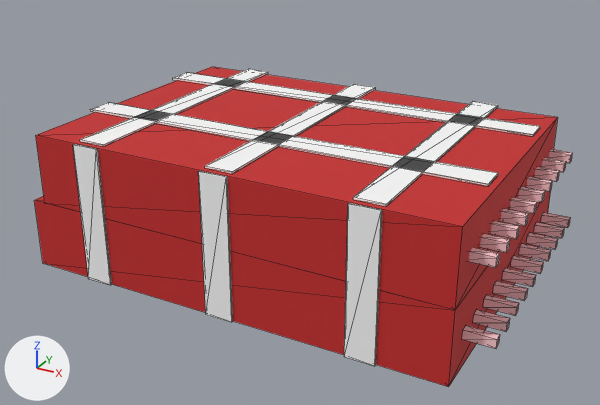
What one commit did to the glTF model public/models/bulk/filt.glb.
Rendered twice from a camera (50 mm lens) standing at (0.538, -0.984, 0.569) and looking at (0.016, -0.035, 0.094). Every picture has the same lights, and +X, +Y and +Z are marked at lower left. The older version comes first. Mesh edges are drawn as thin lines. Vertices at exactly the same position are counted once.

The first picture shows 'filt'.
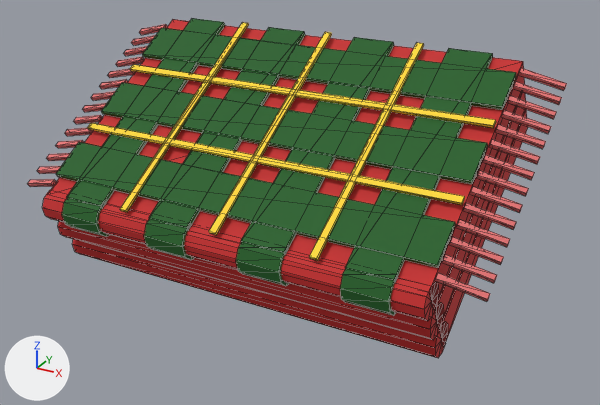
The change, as a list of edits to the scene's bpy script:
```text
Add mat_fdd835:
    mat_fdd835 = principled_material('#FDD835')
    mat_fdd835.base_color = (0.982, 0.687, 0.0356)  # yellow #fdd835
    mat_fdd835.roughness = 0.8
Add mat_1b5e20:
    mat_1b5e20 = principled_material('#1B5E20')
    mat_1b5e20.base_color = (0.011, 0.112, 0.0144)  # dark green #1b5e20
    mat_1b5e20.roughness = 0.8
Add mat_e57373:
    mat_e57373 = principled_material('#E57373')
    mat_e57373.base_color = (0.784, 0.171, 0.171)  # pink #e57373
    mat_e57373.roughness = 0.8
Change me_filt:
    used by ob_filt; location = (0.02, -0.002, 0.101); scale = (0.33, 0.33, 0.33)
    remove me_filt.from_pydata(...)  # 239 vertices, 360 faces; spans x -1.0..1.0, y -0.67..0.67, z -0.31..0.31
    add me_filt.from_pydata(...)  # 474 vertices, 732 faces; spans x -1.0..1.0, y -0.58..0.58, z -0.46..0.46
    me_filt part 1: a new loose piece, a 10-sided cylinder along x spanning x -0.82..0.82, y -0.43..-0.29, z -0.46..-0.33, in mat_c62828 (red #c62828)
    me_filt part 2: a new loose piece, a 10-sided cylinder along x spanning x -0.82..0.82, y -0.49..-0.36, z -0.35..-0.22, in mat_c62828 (red #c62828)
    me_filt part 3: a new loose piece, a 10-sided cylinder along x spanning x -0.82..0.82, y -0.56..-0.43, z -0.24..-0.11, in mat_c62828 (red #c62828)
    me_filt part 4: the loose piece of 8 vertices spanning x -0.12..0.0, y -0.63..0.64, z 0.3..0.31 is scaled about its middle by (13.6, 0.0198, 1.11), then moved by (0.06, 0.05, -0.03), in mat_fdd835 (yellow #fdd835)
    me_filt part 5: the loose piece of 8 vertices spanning x -0.97..0.85, y -0.3..-0.18, z 0.3..0.31 is scaled about its middle by (0.907, 0.208, 1.11), then moved by (0.06, -0.01, -0.21), in mat_fdd835 (yellow #fdd835)
    me_filt part 6: the loose piece of 8 vertices spanning x -0.97..0.85, y 0.31..0.43, z 0.3..0.31 is multiplied about its middle by the matrix ((0.093, 0.0, -0.029), (-0.015, 0.083, -0.049), (0.025, 0.051, 0.08)), then moved by (-0.85, -0.03, 0.08), in mat_e57373 (pink #e57373)
    me_filt part 7: the loose piece of 15 vertices spanning x -1.0..0.88, y -0.66..0.67, z -0.31..0.3 is rebuilt with 8 vertices and now spans x -0.82..0.82, y -0.46..0.51, z -0.34..0.32
    me_filt part 8: 25 loose pieces with 200 vertices, spanning x -0.73..1.0, y -0.67..0.64, z -0.31..0.31, are deleted
    me_filt part 9: 376 vertices added at x -1.0..1.0, y -0.58..0.58, z -0.45..0.46
    remove me_filt.materials.append(mat_fafafa)  # white #fafafa
    remove me_filt.materials.append(mat_ffcdd2)  # pink #ffcdd2
    add me_filt.materials.append(mat_1b5e20)  # dark green #1b5e20
    add me_filt.materials.append(mat_fdd835)  # yellow #fdd835
    add me_filt.materials.append(mat_e57373)  # pink #e57373
Change ob_filt:
    ob_filt.location: (0.02, -0.002, 0.101) -> (0.0, -0.043, 0.157)
    ob_filt.scale: (0.33, 0.33, 0.33) -> (0.34, 0.34, 0.34)
```

Location of each change, (x1, y1, x2, y2) in pixels of the pictures (600 x 405 px; the box of a moved part takes in the faces that stretch with it):
'filt', reshaped, moved, rescaled (6% taller): before (34, 67, 573, 387); after (28, 18, 567, 358)
part 1 of me_filt, added: after (72, 239, 448, 358)
part 2 of me_filt, added: after (58, 221, 444, 340)
part 3 of me_filt, added: after (42, 190, 438, 321)
part 4 of me_filt, moved or reshaped: before (205, 84, 376, 174); after (130, 64, 496, 128)
part 5 of me_filt, moved or reshaped: before (90, 102, 498, 186); after (87, 123, 465, 205)
part 6 of me_filt, moved or reshaped: before (173, 72, 540, 136); after (139, 24, 168, 35)
part 7 of me_filt, rebuilt: before (34, 67, 558, 387); after (435, 92, 526, 329)
part 8 of me_filt, deleted: before (73, 69, 573, 366)
part 9 of me_filt, added: after (28, 18, 567, 346)
